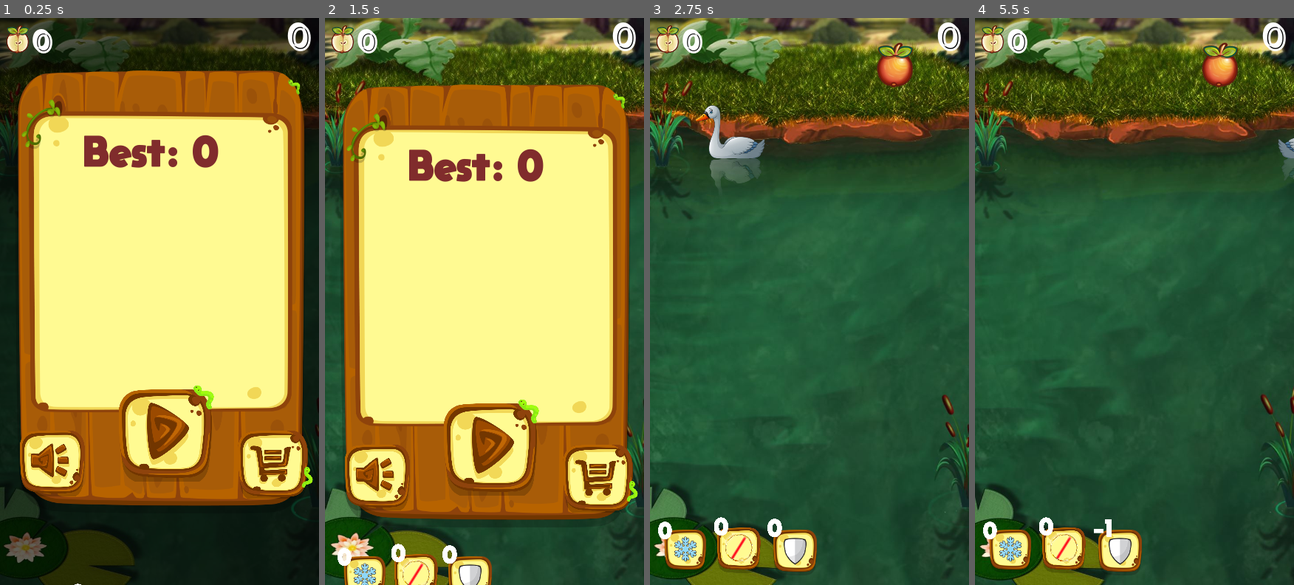
Above: before the commit, frames 1-4 (left to right).
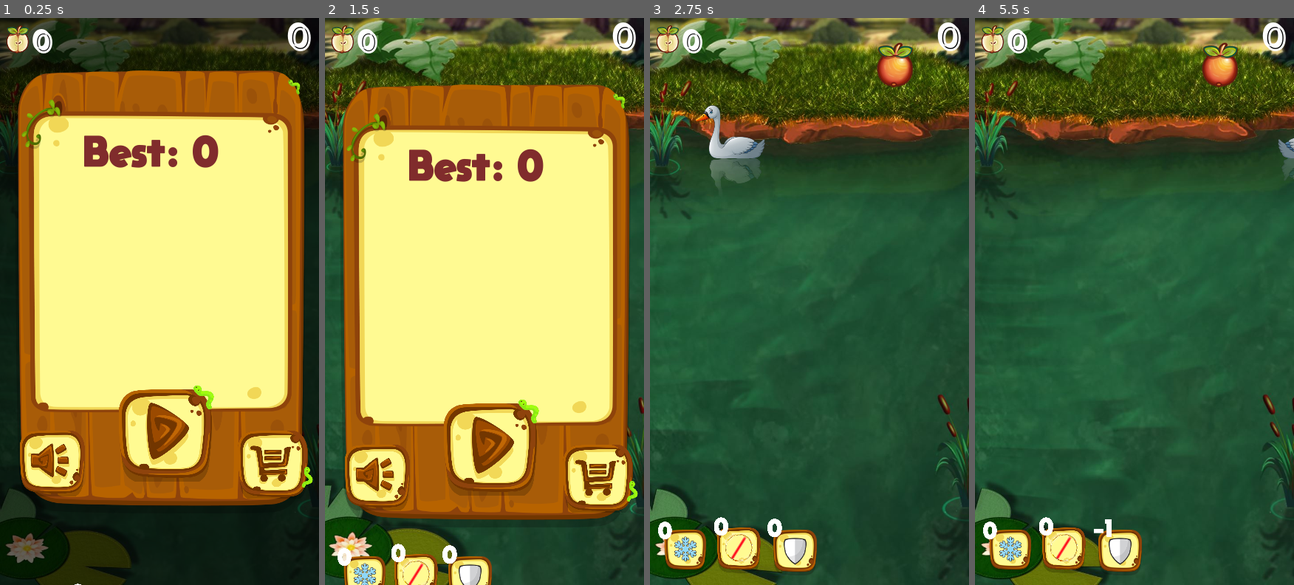
Above: after the commit, the same moments.

Repository: BotibaGameDev/Duck
Game: Godot game, scene res://stages/gameStage.tscn
Two runs of this game, one before a commit and one after it. Both use one fixed random seed, a clock stepped at 60 frames per second and the inputs below.
Inputs (mouse positions are in pixels of both pictures, inside the frame that each line leads up to):
- Up to frame 1 (0.25 s): no input
- Up to frame 2 (1.5 s): click (490, 437) at 0.5 s; click (490, 431) at 1.25 s
- Up to frame 3 (2.75 s): click "0" at 2 s
- Up to frame 4 (5.5 s): click "0" at 2.75 s; click "0" at 3.5 s; click "-1" at 4.25 s; click "0" at 5 s

The runs differ from the first frame. In frame 1, 0.6% of the frame differs, in the area x 0-100%, y 0-100%; in frame 2, 2.1%; in frame 3, 2.9%; in frame 4, 3.5%.

Commit message:
Revert "g"
This reverts commit f23c93bc09f4f8ec271e9cb959f19850c8feec31.

Diff:
--- a/stages/gameStage.tscn
+++ b/stages/gameStage.tscn
@@ -215,7 +215,7 @@
 editor/display_folded = true
 scale = Vector2( 0.199901, 0.199901 )
 z_index = -4
-frame = 124
+frame = 8
 
 [node name="Fading" type="AnimationPlayer" parent="background/Swamp"]
 anims/Fade = SubResource( 1 )
